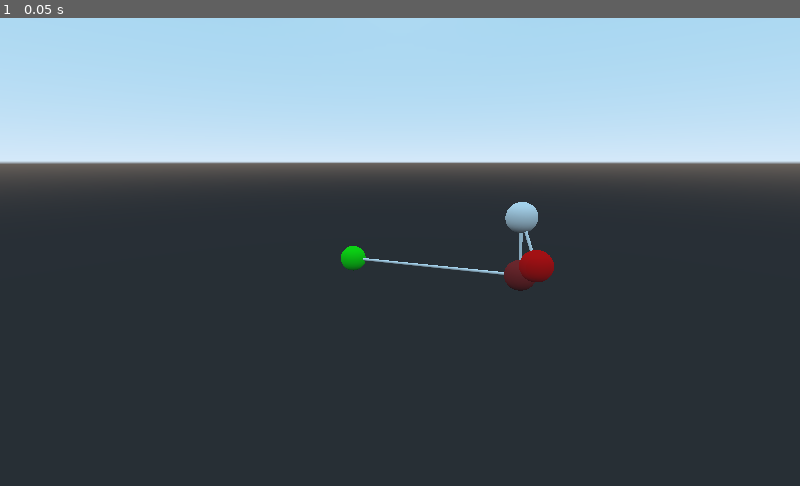
Above: before the commit, frame 1.
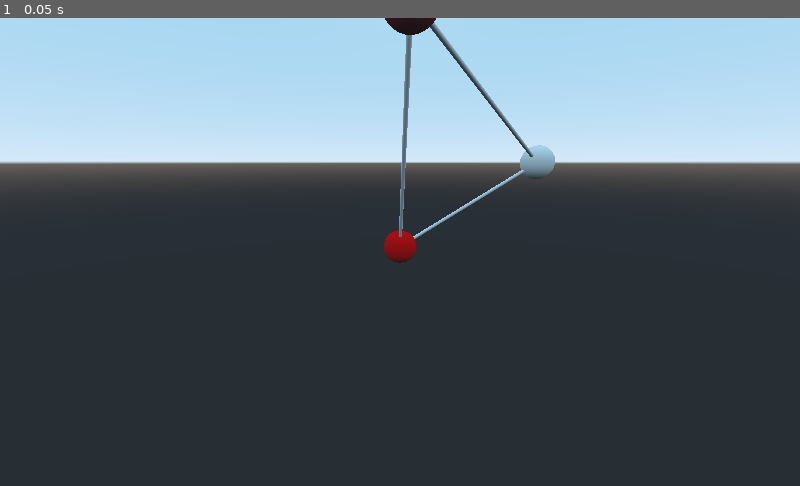
Above: after the commit, the same moment.

Repository: edwards33/GodotGraph
Game: Godot game, scene res://Graph.tscn
The game is run twice, just before and just after one commit, with the same random seed, the same clock (stepped at 60 frames per second) and the same inputs.
Inputs:
- Up to frame 1 (0.05 s): no input

The runs differ from the first frame. In frame 1, 2.0% of the frame differs, in the area x 42-70%, y 0-59%.

Commit message:
With these modifications, Node A will be at the bottom, and the other nodes will be above it with a fixed vertical spacing. The connections between the nodes will remain unchanged.

Diff:
--- a/Graph.gd
+++ b/Graph.gd
@@ -17,6 +17,7 @@
 var created_edgies = []
 
 func _ready():
+	randomize()
 	generate_graph()
 
 func generate_graph():
@@ -24,6 +25,10 @@
 
 	# First, create and store all the node instances
 	var node_instances = {}
+	var total_nodes = len(graph)
+	var y_spacing = 5
+	var i = 0
+
 	for vertex in graph:
 		# Create a node for the vertex and set its position
 		var node = MeshInstance.new()
@@ -36,12 +41,18 @@
 		# Assign the material to the node
 		node.set_surface_material(0, material)
 
-		node.set_translation(Vector3(rand_range(-10, 10), rand_range(-10, 10), rand_range(-10, 10)))
+		if vertex == "A":
+			node.set_translation(Vector3(0, 0, 0))
+		else:
+			node.set_translation(Vector3(rand_range(-10, 10), i * y_spacing, rand_range(-10, 10)))
+
 		graph_holder.add_child(node)
 
 		# Set a unique name for the node to reference it later
 		node.set_name(vertex)
 		node_instances[vertex] = node
+
+		i += 1
 
 	# Then, create the edges using the stored node instances (deferred)
 	for vertex in graph:
@@ -49,8 +60,6 @@
 			# Avoid creating duplicate edges
 			if not graph_holder.has_node(neighbor + "_" + vertex):
 				call_deferred("create_and_add_edge", node_instances[vertex], node_instances[neighbor], vertex, neighbor)
-
-# ... rest of the code ...
 
 
 func create_and_add_edge(start_node, end_node, start_name, end_name):
